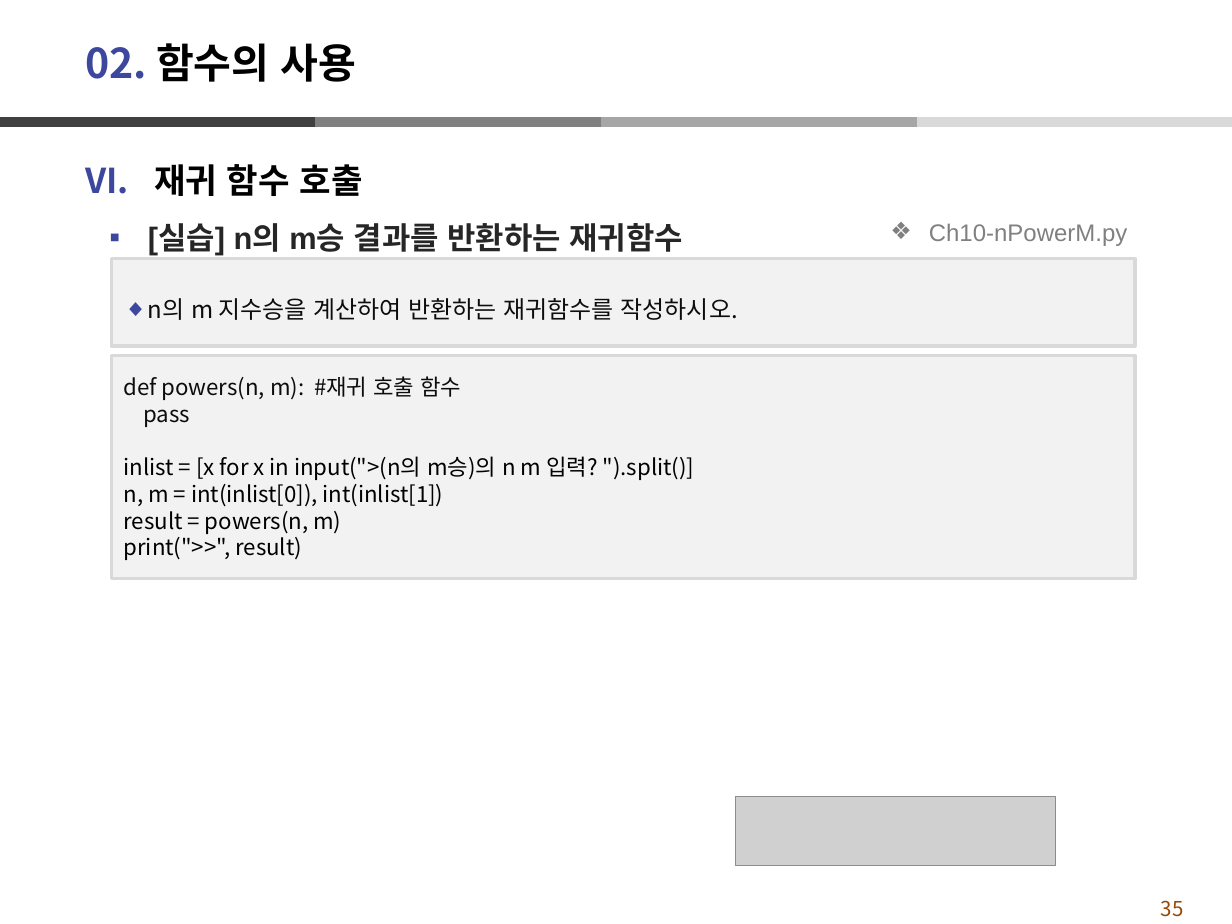
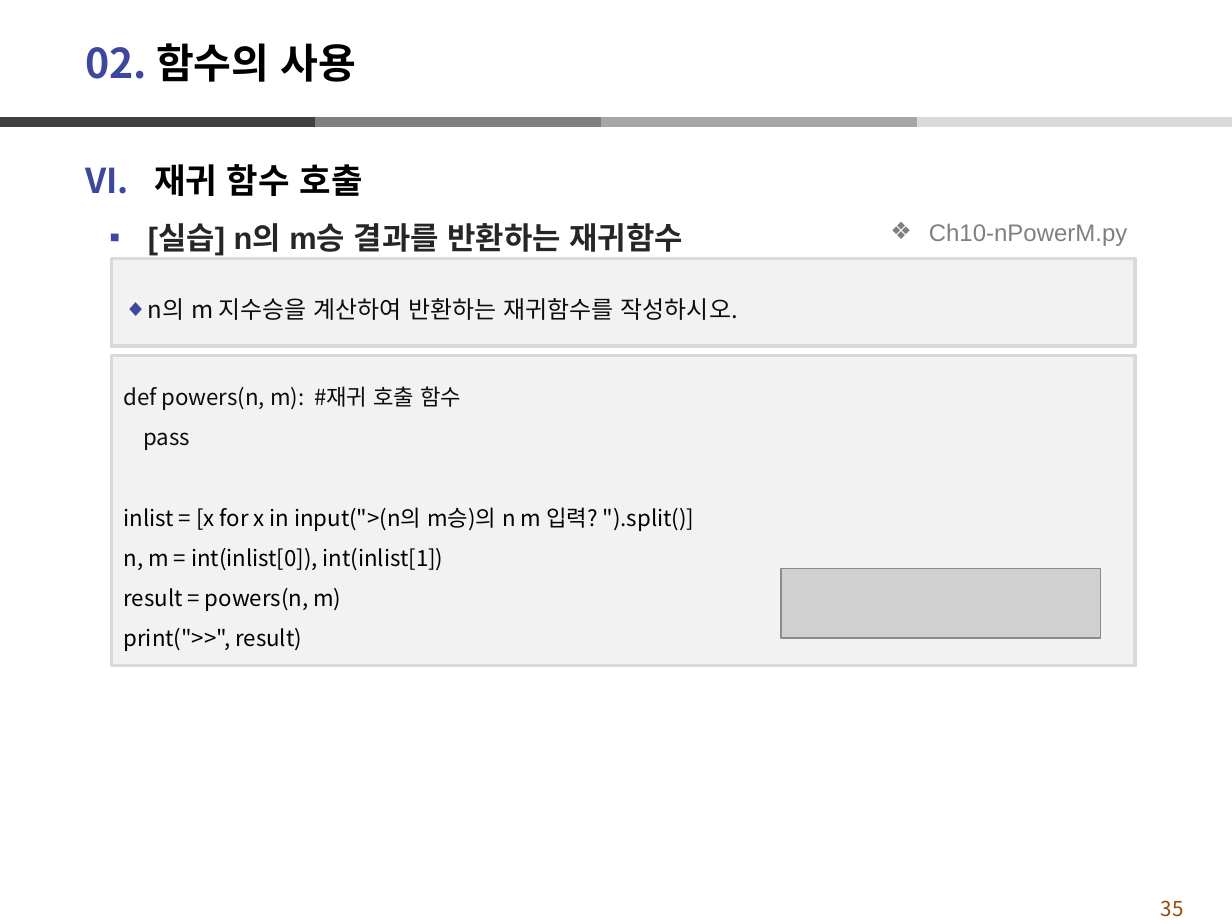
Before and after one commit to dndxor/BCPy, a slide deck: slide 35 of Ch10_함수.pptx. Drawn at 1232x924 pixels with LibreOffice and Linux fonts; fonts in the diff are those of the drawing; grey boxes stand for pictures. Boxes give left, top, right and bottom in pixels: in the first picture for what was removed or moved away, otherwise in the second. Text is boxed around its words. In the diff, an @@ line names an element or a change of style, - is before the commit and + after.

```diff
--- a/Ch10_함수.pptx
+++ b/Ch10_함수.pptx
@@ rectangle "def powers(n, m): #재귀 호출 ...": place and size @@
-rectangle "def powers(n, m): #재귀 호출 ..." at <box>112,355,1136,578</box>
+rectangle "def powers(n, m): #재귀 호출 ..." at <box>112,355,1136,665</box>
@@ rectangle "def powers(n, m): #재귀 호출 ..." at <box>112,355,1136,665</box>: line spacing 1 to 1.5 @@
@@ picture: place and size @@
-picture at <box>736,796,1055,865</box>
+picture at <box>781,569,1100,638</box>
```
Also in this commit, not shown: 1 other slide changed, 24 other files.
